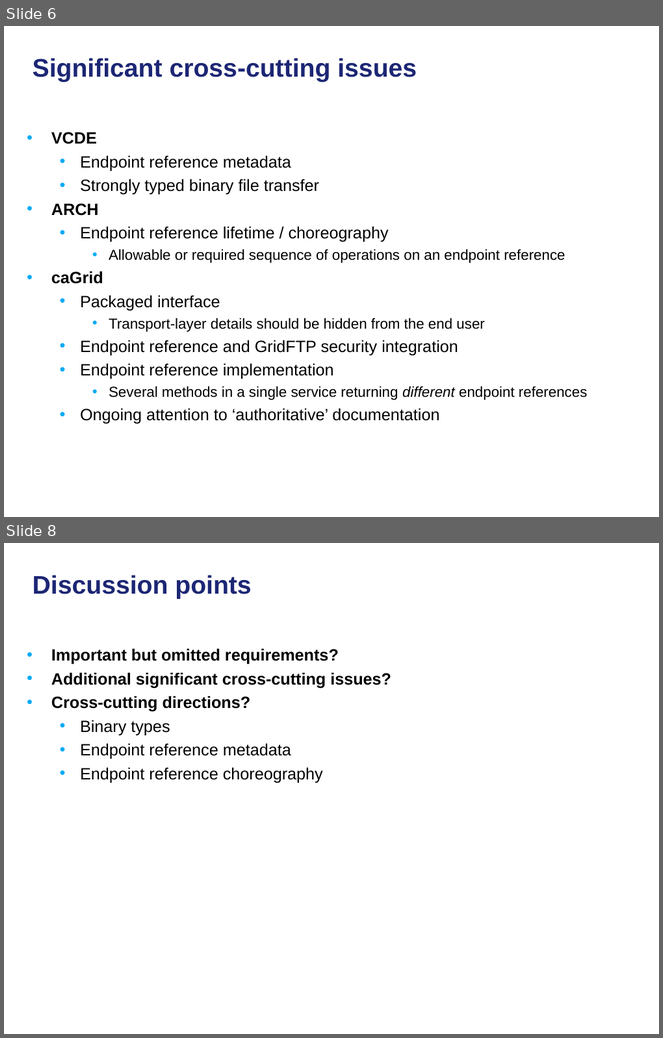
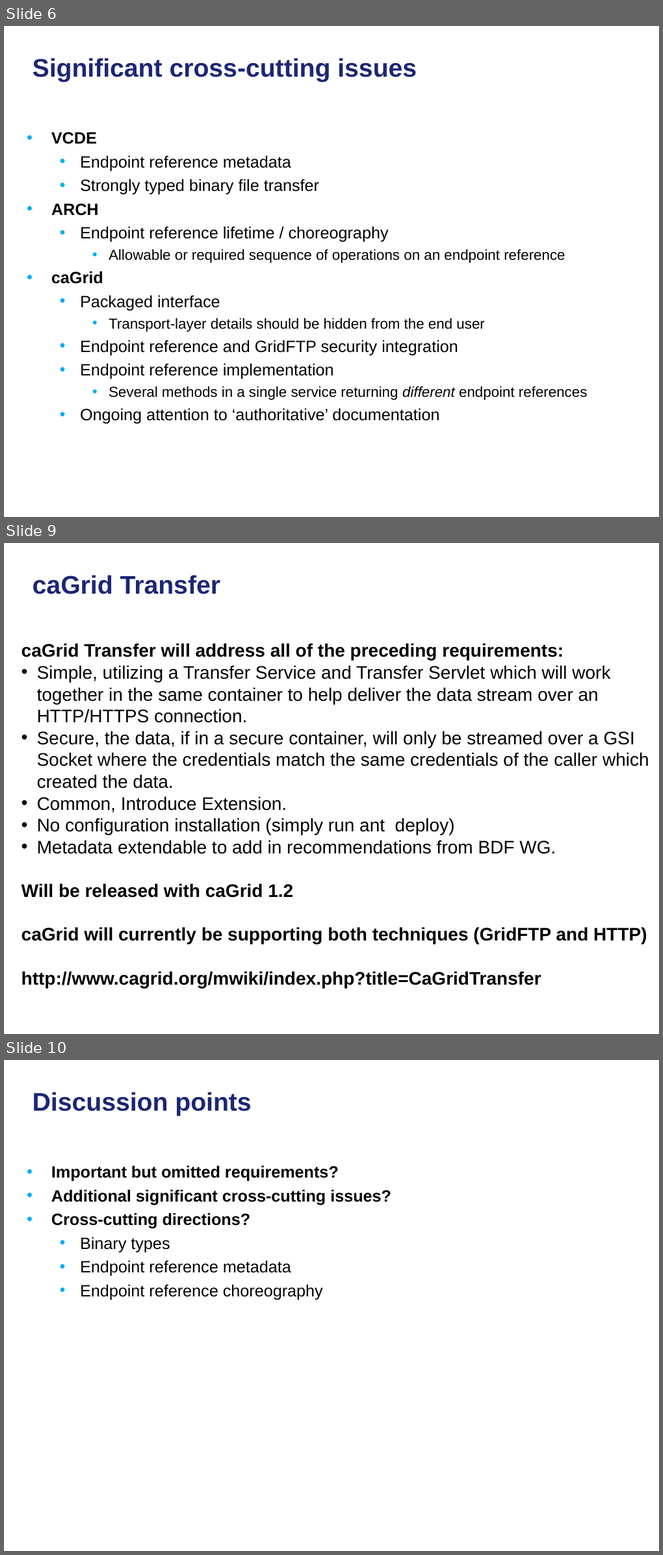
Before and after one commit to NCIP/cagrid-docs, a slide deck: presentations/200801_VCDE_ARCH/20080128_30_F2F_HTP.ppt. Shown one above the other, each under a label of ours: slides 6 and 8 before the commit, slides 6, 9 and 10 after it; the slides between them are not shown. The pictures are 663x1038 and 663x1555 pixels, drawn with LibreOffice and Linux fonts; fonts in the diff are those of the drawing; background and template pictures are left out. Boxes give left, top, right and bottom in pixels: in the first picture for what was removed or moved away, otherwise in the second. Text is boxed around its words. In the diff, an @@ line names an element or a change of style, - is before the commit and + after.

```diff
--- a/presentations/200801_VCDE_ARCH/20080128_30_F2F_HTP.ppt
+++ b/presentations/200801_VCDE_ARCH/20080128_30_F2F_HTP.ppt
@@ slide 9 added at (4,543,659,1034), background picture (left out) @@
@@ title added at (33,575,221,594), 28 pt, text #1C2674, bold @@
+caGrid Transfer
@@ text added at (22,643,649,988), 20 pt, text #000000 @@
+caGrid Transfer will address all of the preceding requirements:
+• Simple, utilizing a Transfer Service and Transfer Servlet which will work together in the same container to help deliver the data stream over an HTTP/HTTPS connection.
+• Secure, the data, if in a secure container, will only be streamed over a GSI Socket where the credentials match the same credentials of the caller which created the data.
+• Common, Introduce Extension.
+• No configuration installation (simply run ant deploy)
+• Metadata extendable to add in recommendations from BDF WG.
+Will be released with caGrid 1.2
+caGrid will currently be supporting both techniques (GridFTP and HTTP)
+http://www.cagrid.org/mwiki/index.php?title=CaGridTransfer
@@ what was slide 8 is now slide 10 @@
```
Also in this commit, not shown: 2 other slides added, 1 slide removed, 1 other file.
